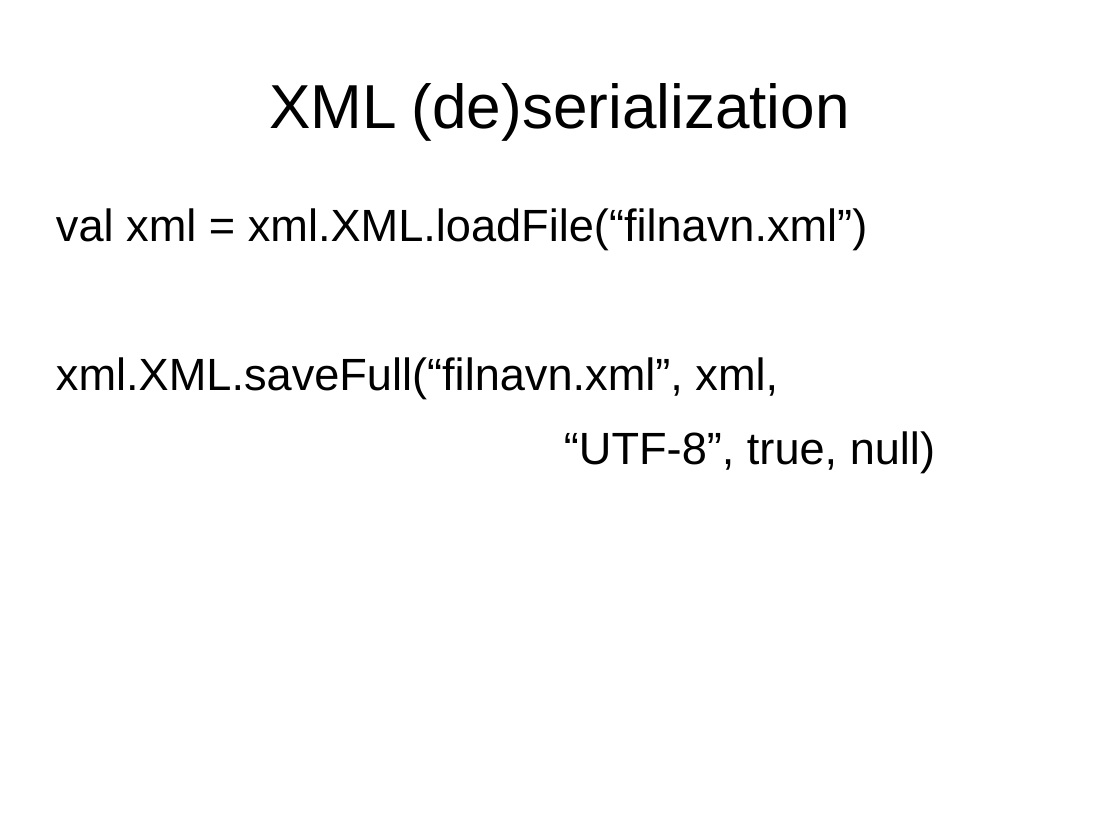
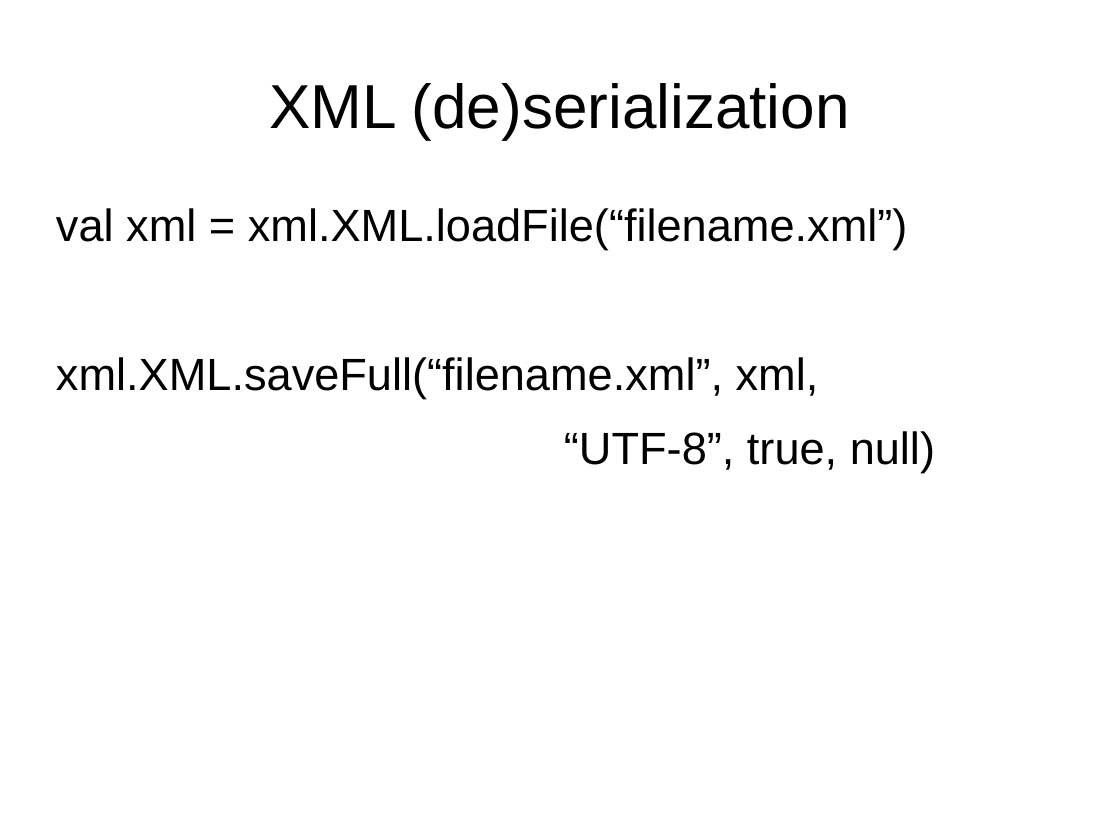
Before and after one commit to javaBin/scala-training-slides, a slide deck: slide 5 of 2.4 - XML.odp. Drawn at 1120x840 pixels with LibreOffice and Linux fonts; fonts in the diff are those of the drawing; background and template pictures are left out. Boxes give left, top, right and bottom in pixels: in the first picture for what was removed or moved away, otherwise in the second. Text is boxed around its words. In the diff, an @@ line names an element or a change of style, - is before the commit and + after.

```diff
--- a/2.4 - XML.odp
+++ b/2.4 - XML.odp
@@ text at (56,208,908,398): text changed @@
-val xml = xml.XML.loadFile(“filnavn.xml”)
-xml.XML.saveFull(“filnavn.xml”, xml,
+val xml = xml.XML.loadFile(“filename.xml”)
+xml.XML.saveFull(“filename.xml”, xml,
```
Also in this commit, not shown: 1 other slide changed, 11 other files.
